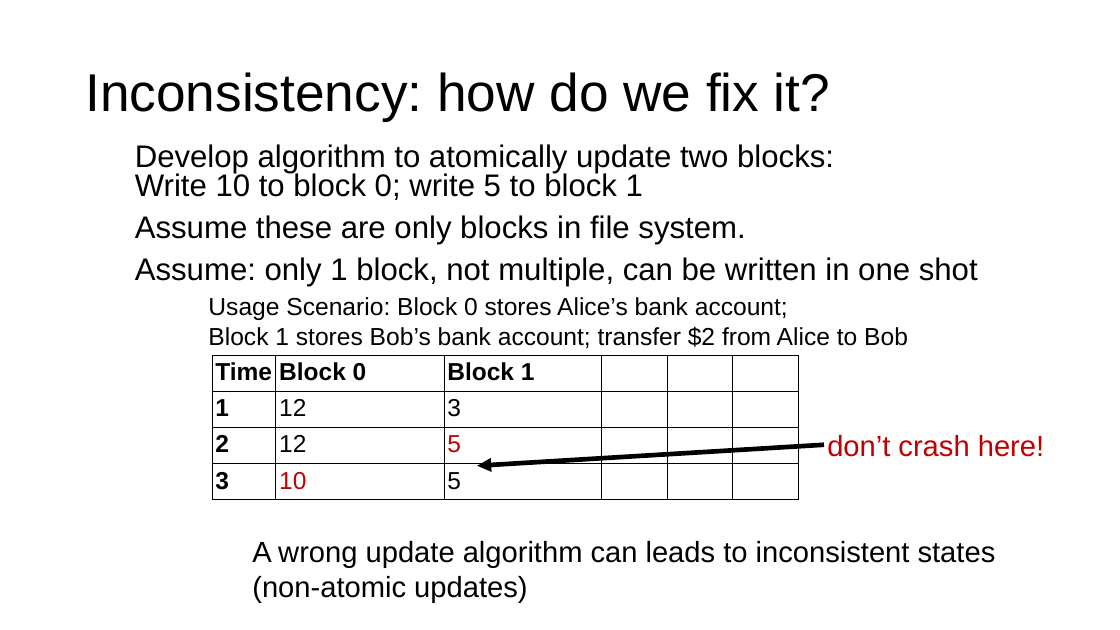
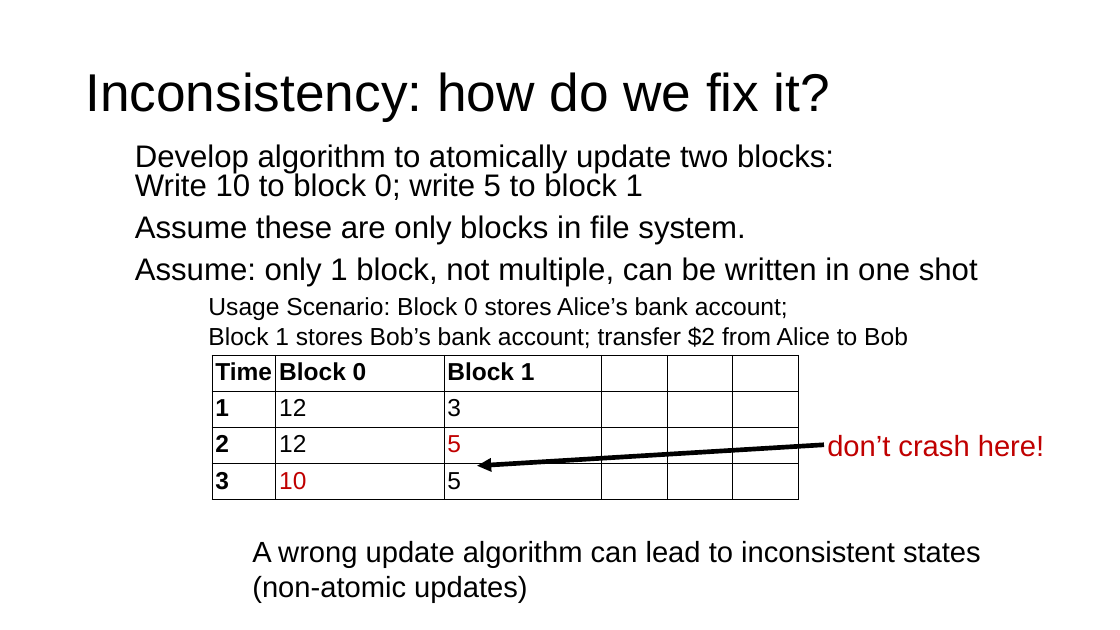
Before and after one commit to ngsrinivas/coursegen, a slide deck: slide 25 of ex/416-F23/staging/416-F23/lectures/13-crash-consistency.pptx. Drawn at 1120x630 pixels with LibreOffice and Linux fonts; fonts in the diff are those of the drawing. Boxes give left, top, right and bottom in pixels: in the first picture for what was removed or moved away, otherwise in the second. Text is boxed around its words. In the diff, an @@ line names an element or a change of style, - is before the commit and + after.

```diff
--- a/ex/416-F23/staging/416-F23/lectures/13-crash-consistency.pptx
+++ b/ex/416-F23/staging/416-F23/lectures/13-crash-consistency.pptx
@@ text at box(252, 541, 981, 603): text changed @@
-A wrong update algorithm can leads to inconsistent states
-(non-atomic updates)
+A wrong update algorithm can lead to inconsistent states
+(non-atomic updates)
```
Also in this commit, not shown: 28 other slides changed, 1 slide removed, 1 other file.
